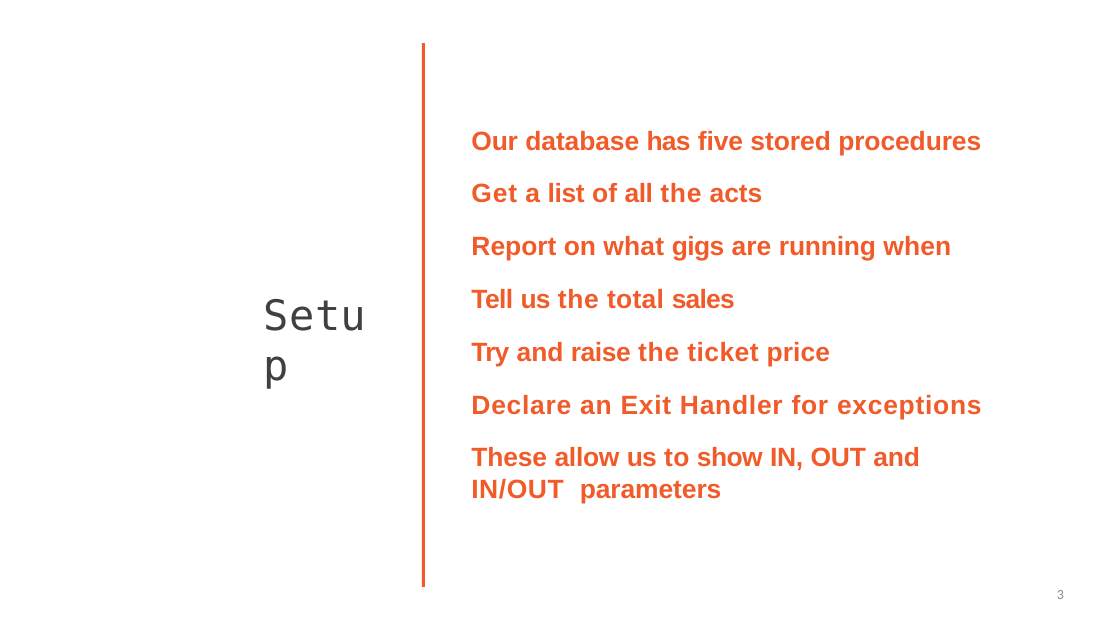
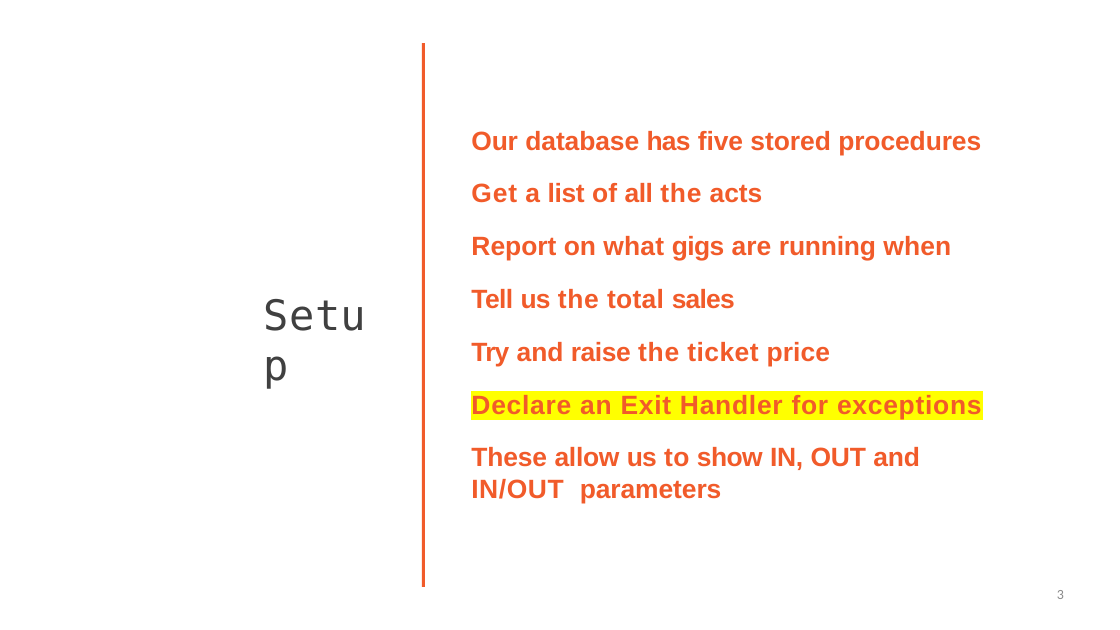
Before and after one commit to StevenJoseph19/Java, a slide deck: slide 3 of Day 6/Slides/7. Working with a CallableStatement/working-with-a-callable-statement-slides.pptx. Drawn at 1120x630 pixels with LibreOffice and Linux fonts; fonts in the diff are those of the drawing. Boxes give left, top, right and bottom in pixels: in the first picture for what was removed or moved away, otherwise in the second. Text is boxed around its words. In the diff, an @@ line names an element or a change of style, - is before the commit and + after.

```diff
--- a/Day 6/Slides/7. Working with a CallableStatement/working-with-a-callable-statement-slides.pptx
+++ b/Day 6/Slides/7. Working with a CallableStatement/working-with-a-callable-statement-slides.pptx
@@ text at <box>471,395,982,420</box>: highlight none to #FFFF00 in "Declare an Exit Handler for exceptions" @@
```
Also in this commit, not shown: 6 other slides changed, 5 other files.
